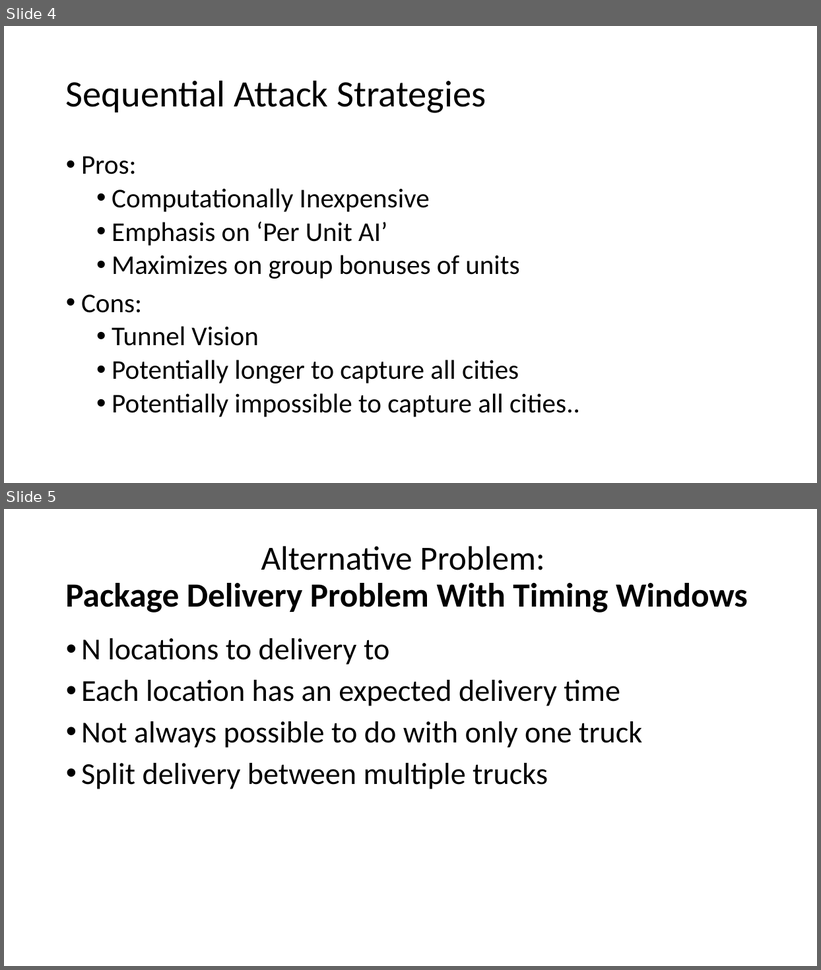
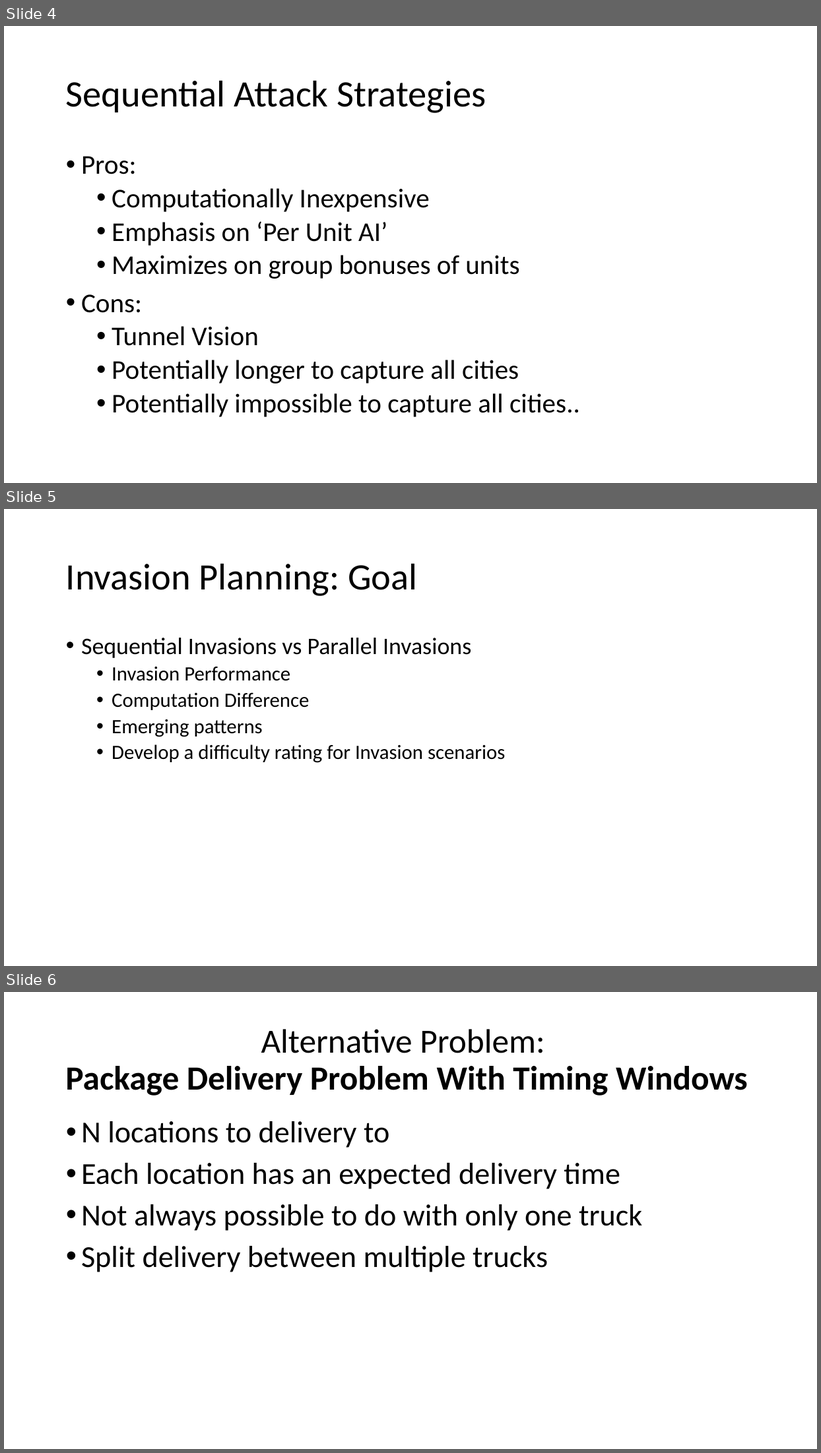
Before and after one commit to pjebear/InvasionSolver, a slide deck: PresentationImages/503Presentation.pptx. Shown one above the other, each under a label of ours: slides 4 and 5 before the commit, slides 4, 5 and 6 after it. The pictures are 821x970 and 821x1453 pixels, drawn with LibreOffice and Linux fonts; fonts in the diff are those of the drawing. Boxes give left, top, right and bottom in pixels: in the first picture for what was removed or moved away, otherwise in the second. Text is boxed around its words. In the diff, an @@ line names an element or a change of style, - is before the commit and + after.

```diff
--- a/PresentationImages/503Presentation.pptx
+++ b/PresentationImages/503Presentation.pptx
@@ slide 5 added at [4,509,817,966], background #FFFFFF @@
@@ title added at [66,563,417,596], 44 pt, text #000000 @@
+Invasion Planning: Goal
@@ text added at [81,638,505,763], 24 pt, text #000000 @@
+• Sequential Invasions vs Parallel Invasions
+  • Invasion Performance
+  • Computation Difference
+  • Emerging patterns
+  • Develop a difficulty rating for Invasion scenarios
@@ what was slide 5 is now slide 6 @@
```
Also in this commit, not shown: 3 slides changed.
